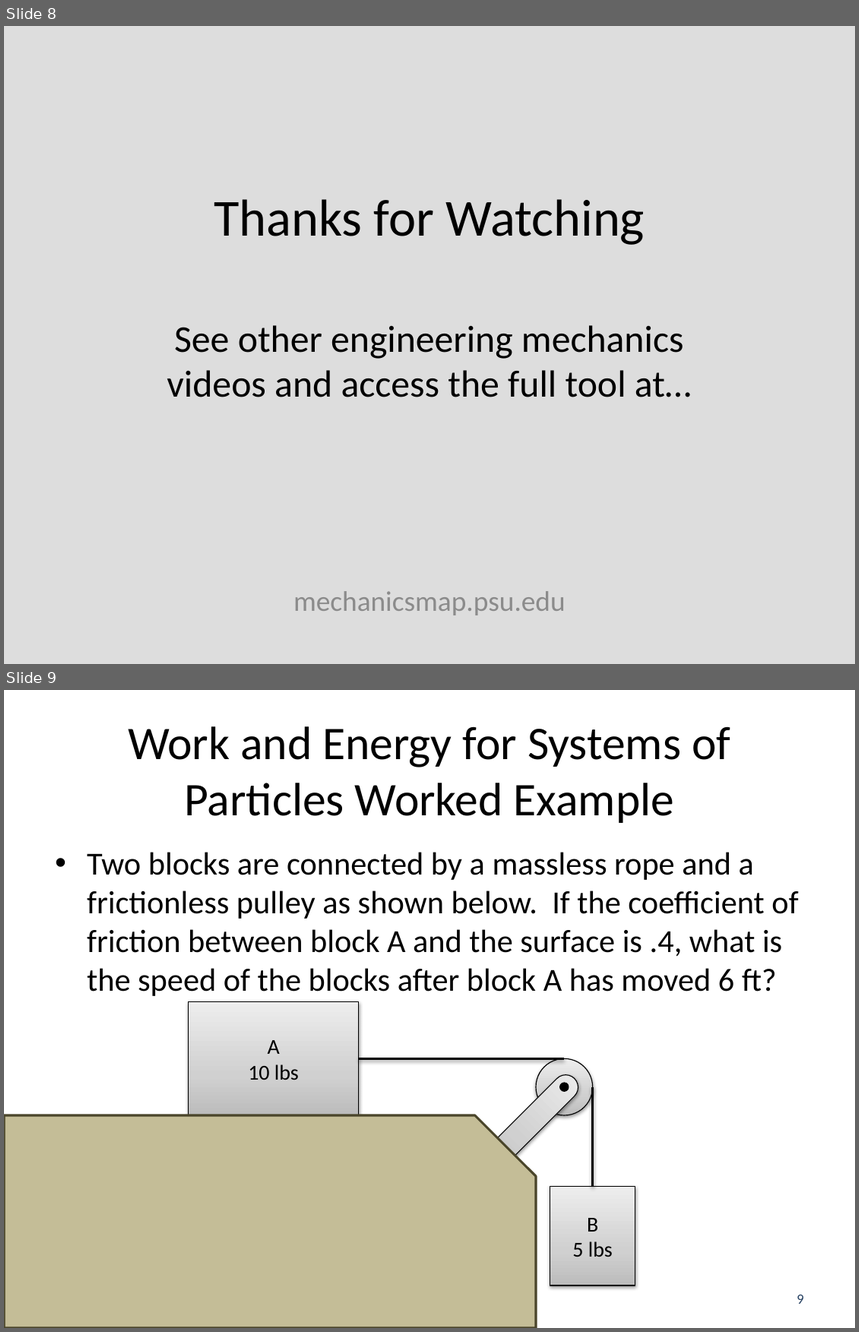
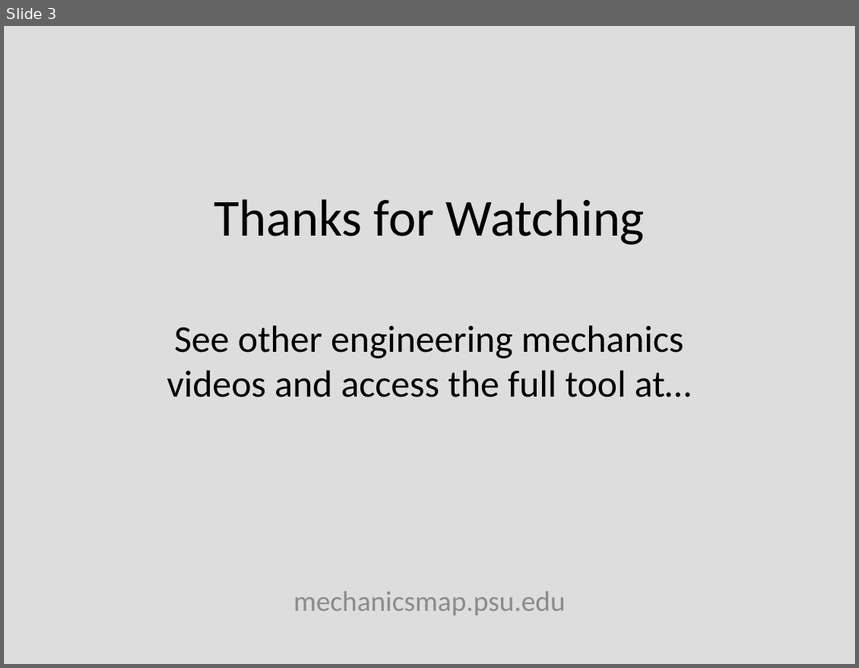
Before and after one commit to JacobMoore/mechanics_textbook, a slide deck: Lecture Slides/VideoLectureSlides/9.3.pptx. Shown one above the other, each under a label of ours: slides 8 and 9 before the commit, slide 3 after it. The pictures are 859x1332 and 859x668 pixels, drawn with LibreOffice and Linux fonts; fonts in the diff are those of the drawing; background and template pictures are left out. Boxes give left, top, right and bottom in pixels: in the first picture for what was removed or moved away, otherwise in the second. Text is boxed around its words. In the diff, an @@ line names an element or a change of style, - is before the commit and + after.

```diff
--- a/Lecture Slides/VideoLectureSlides/9.3.pptx
+++ b/Lecture Slides/VideoLectureSlides/9.3.pptx
@@ slide 9 removed at (x1=4, y1=690, x2=855, y2=1328), background #FFFFFF @@
@@ title removed at (x1=128, y1=726, x2=731, y2=823) @@
-Work and Energy for Systems of Particles Worked Example
@@ text removed at (x1=87, y1=852, x2=798, y2=996) @@
-• Two blocks are connected by a massless rope and a frictionless pulley as shown below. If the coefficient of friction between block A and the surface is .4, what is the speed of the blocks after block A has moved 6 ft?
@@ rectangle removed at (x1=189, y1=1002, x2=359, y2=1116) @@
-A
-10 lbs
@@ line removed from (564, 1059) to (359, 1059) @@
@@ rounded rectangle removed at (x1=481, y1=1070, x2=584, y2=1173) @@
@@ ellipse removed at (x1=536, y1=1059, x2=593, y2=1116) @@
@@ ellipse removed at (x1=560, y1=1083, x2=567, y2=1090) @@
@@ line removed from (593, 1087) to (593, 1186) @@
@@ snip round rect removed at (x1=4, y1=1116, x2=536, y2=1328) @@
@@ rectangle removed at (x1=550, y1=1186, x2=636, y2=1286) @@
-B
-5 lbs
@@ page number removed at (x1=797, y1=1295, x2=804, y2=1304) @@
-9
@@ what was slide 8 is now slide 3 @@
```
Also in this commit, not shown: 1 slide changed, 1 slide added, 7 other slides removed, 21 other files.
